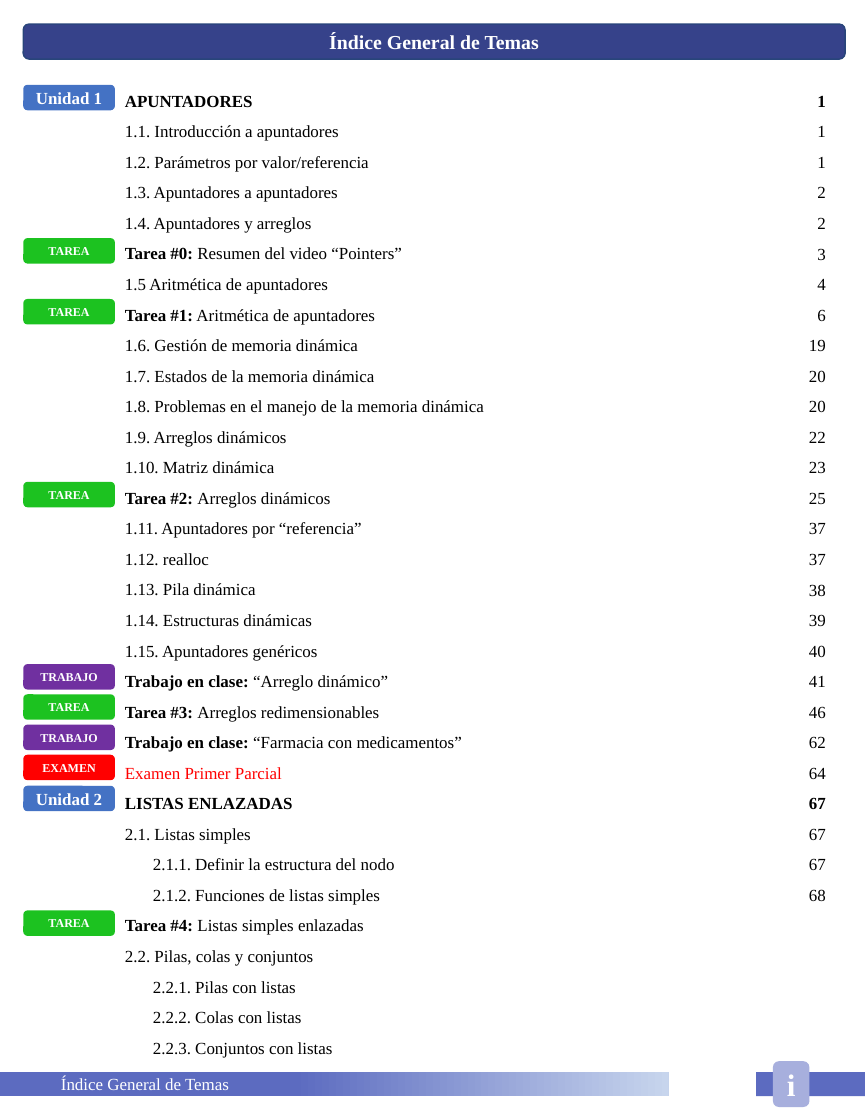
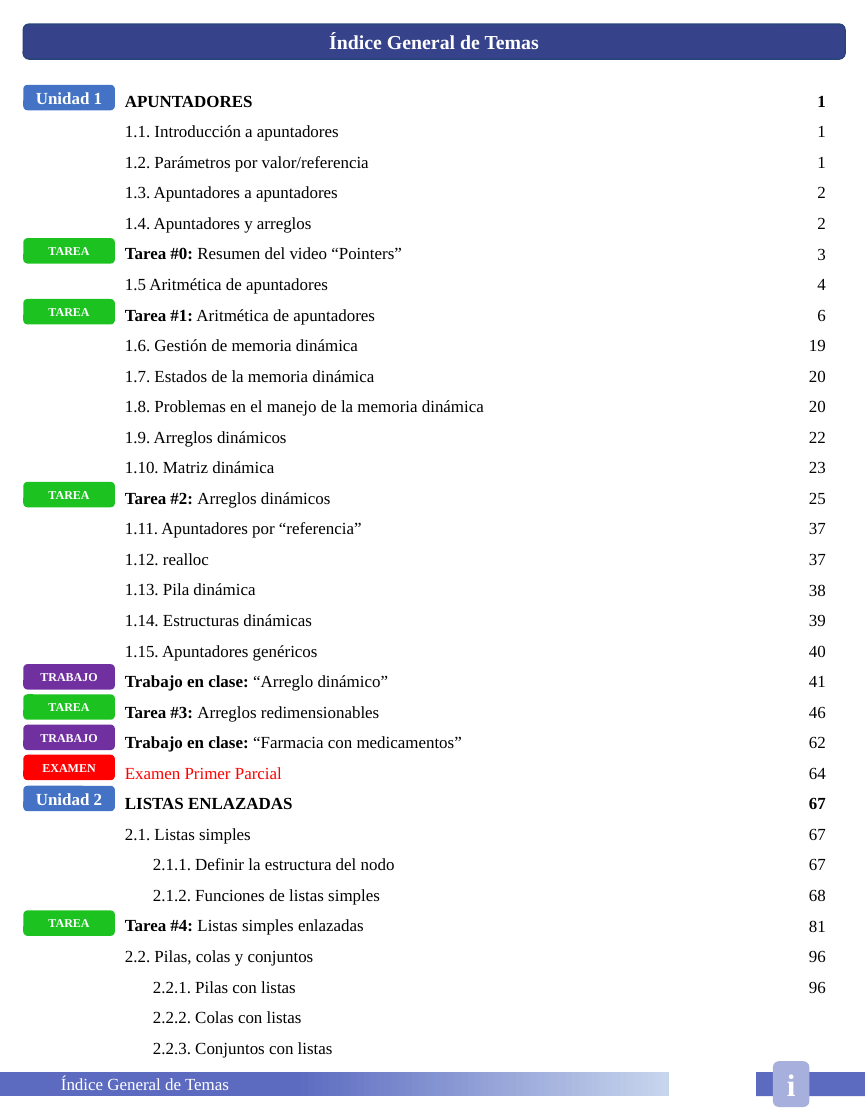
Before and after one commit to HugoEsparzaC/Libreta-Estructuras-II, a slide deck: slide 3 of Libreta Estructuras de Datos II.pptx. Drawn at 865x1120 pixels with LibreOffice and Linux fonts; fonts in the diff are those of the drawing. Boxes give left, top, right and bottom in pixels: in the first picture for what was removed or moved away, otherwise in the second. Text is boxed around its words. In the diff, an @@ line names an element or a change of style, - is before the commit and + after.

```diff
--- a/Libreta Estructuras de Datos II.pptx
+++ b/Libreta Estructuras de Datos II.pptx
@@ text at [809,920,826,993]: paragraphs added @@
+81
+96
+96
```
Also in this commit, not shown: 13 other slides changed, 15 slides added, 1 other file.
